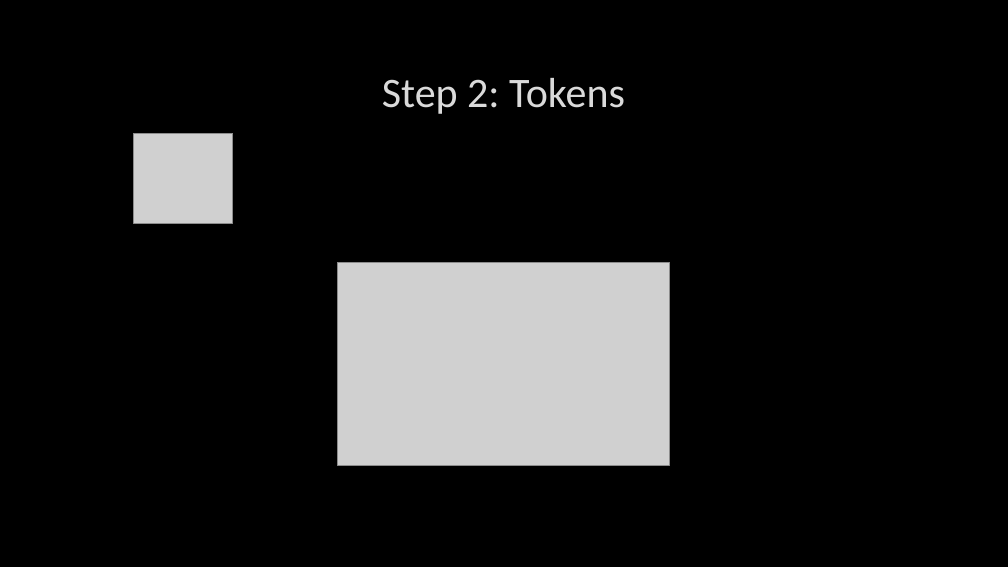
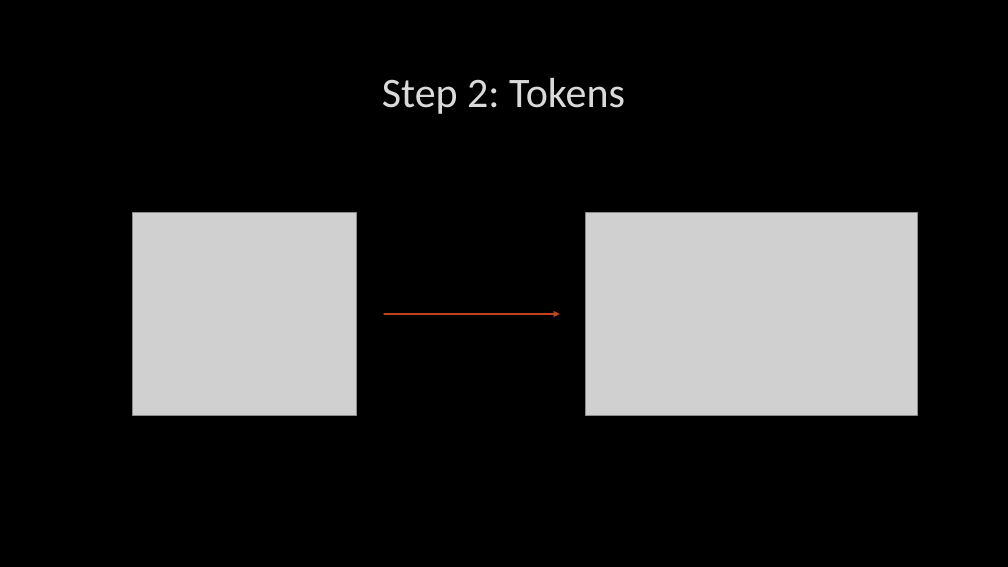
Before and after one commit to stryku/workshops, a slide deck: slide 5 of ctai-compile_time_assembly_interpreter.pptx. Drawn at 1008x567 pixels with LibreOffice and Linux fonts; fonts in the diff are those of the drawing; grey boxes stand for pictures; background and template pictures are left out. Boxes give left, top, right and bottom in pixels: in the first picture for what was removed or moved away, otherwise in the second. Text is boxed around its words. In the diff, an @@ line names an element or a change of style, - is before the commit and + after.

```diff
--- a/ctai-compile_time_assembly_interpreter.pptx
+++ b/ctai-compile_time_assembly_interpreter.pptx
@@ picture: place and size @@
-picture at [133, 133, 232, 223]
+picture at [132, 212, 356, 416]
@@ picture: place and size @@
-picture at [337, 262, 670, 466]
+picture at [585, 212, 918, 416]
@@ arrow added from (384, 314) to (560, 314), #BC451B 2 pt @@
```
Also in this commit, not shown: 5 other slides changed.
